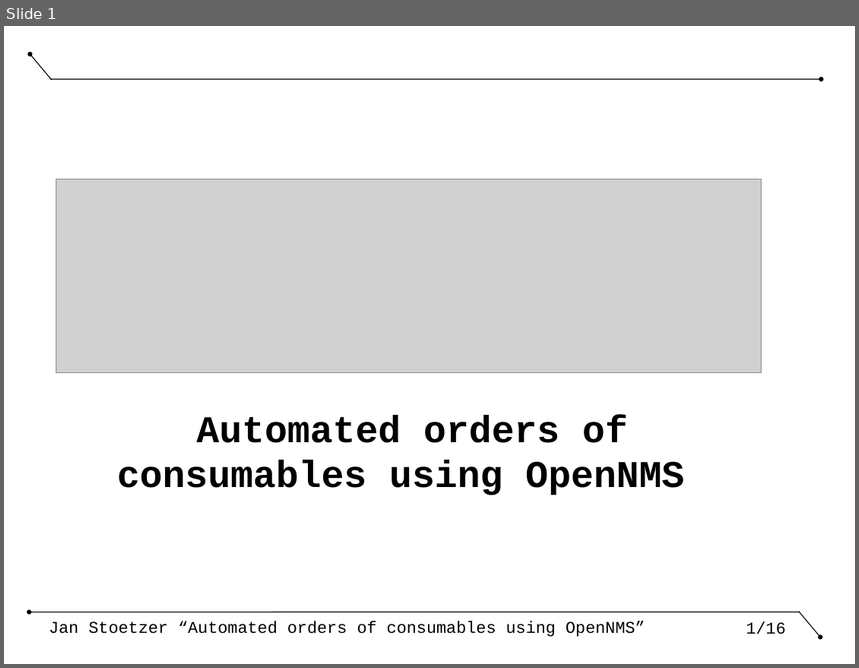
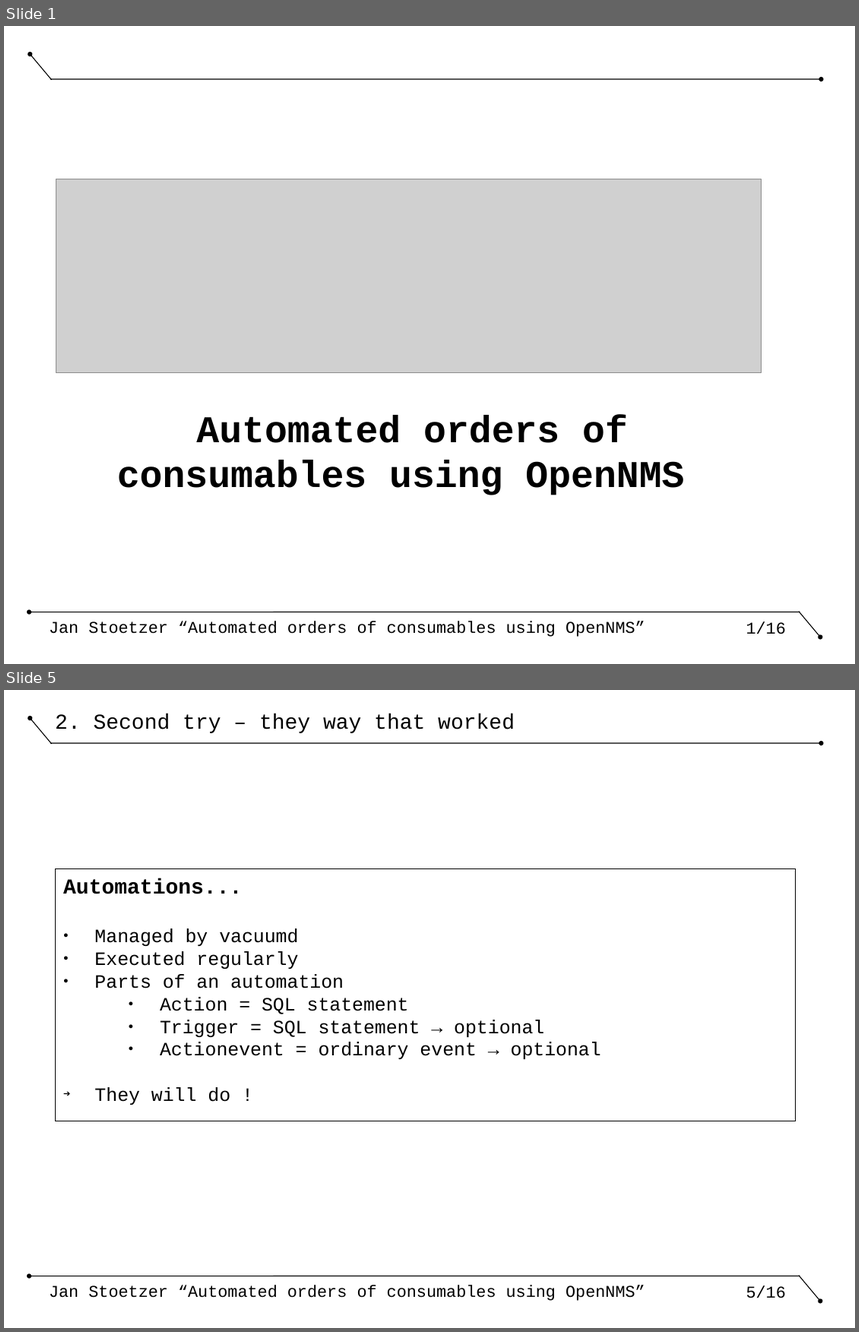
Before and after one commit to nh13jan/nms_constalk, a slide deck: _talk.odp. Shown one above the other, each under a label of ours: slide 1 before the commit, slides 1 and 5 after it; the slides between them are not shown. The pictures are 859x668 and 859x1332 pixels, drawn with LibreOffice and Linux fonts; fonts in the diff are those of the drawing; grey boxes stand for pictures; background and template pictures are left out. Boxes give left, top, right and bottom in pixels: in the first picture for what was removed or moved away, otherwise in the second. Text is boxed around its words. In the diff, an @@ line names an element or a change of style, - is before the commit and + after.

```diff
--- a/_talk.odp
+++ b/_talk.odp
@@ slide 5 added at [4,690,855,1328], background #FFFFFF; not listed: 6 template elements that a slide beside it also shows @@
@@ title added at [55,714,515,733], 18 pt, text #000000 @@
+2. Second try – they way that worked
@@ rectangle added at [55,869,796,1121], outline #000000 0 pt, 16 pt, text #000000 @@
+Automations...
+● Managed by vacuumd
+● Executed regularly
+● Parts of an automation
+    ● Action = SQL statement
+    ● Trigger = SQL statement → optional
+    ● Actionevent = ordinary event → optional
+➔ They will do !
```
Also in this commit, not shown: 3 slides changed, 2 other slides added, 1 slide removed.
